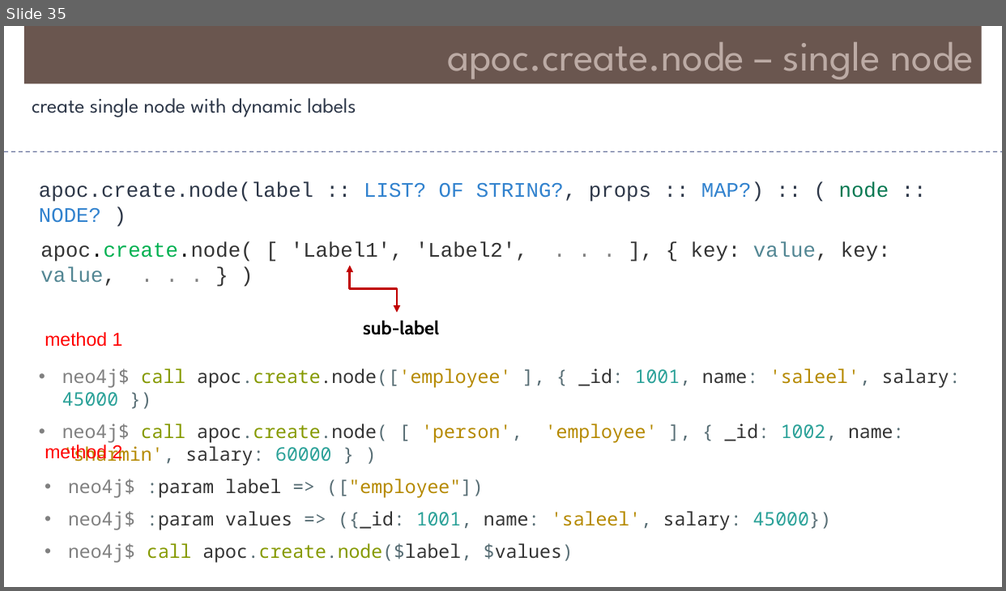
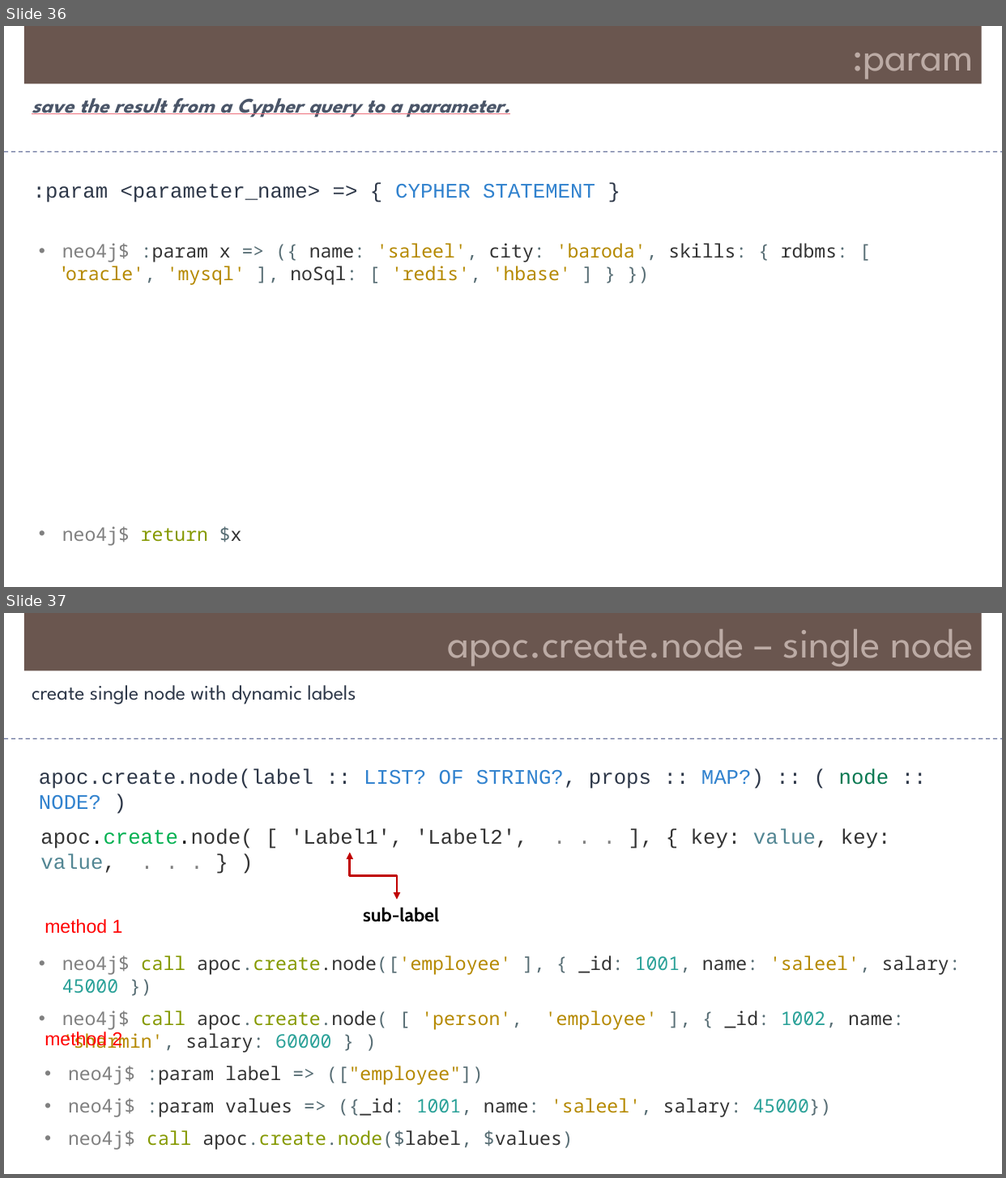
Before and after one commit to Saleel-Bagde/PPT-s, a slide deck: Neo4j.pptx. Shown one above the other, each under a label of ours: slide 35 before the commit, slides 36 and 37 after it. The pictures are 1006x591 and 1006x1178 pixels, drawn with LibreOffice and Linux fonts; fonts in the diff are those of the drawing. Boxes give left, top, right and bottom in pixels: in the first picture for what was removed or moved away, otherwise in the second. Text is boxed around its words. In the diff, an @@ line names an element or a change of style, - is before the commit and + after.

```diff
--- a/Neo4j.pptx
+++ b/Neo4j.pptx
@@ slide 36 added at (4,26,1002,587), background #FFFFFF @@
@@ rectangle added at (24,26,982,84), fill #6A5650, 40 pt, text #BCABA5 @@
+:param
@@ text added at (32,98,510,118), 20 pt, text #4A5568, bold, italic, underline @@
+save the result from a Cypher query to a parameter.
@@ line added from (4, 152) to (1002, 152), #6E78A0 0.99 pt dashed @@
@@ text added at (33,184,595,203), 20 pt, text #2D3748 @@
+:param <parameter_name> => { CYPHER STATEMENT }
@@ text added at (62,243,848,285), 18 pt, text #B58900 @@
+• neo4j$ :param x => ({ name: 'saleel', city: 'baroda', skills: { rdbms: [ 'oracle', 'mysql' ], noSql: [ 'redis', 'hbase' ] } })
@@ text added at (62,527,242,545), 18 pt, text #808080 @@
+• neo4j$ return $x
@@ what was slide 35 is now slide 37 @@
```
Also in this commit, not shown: 2 slides changed, 1 other slide added.
